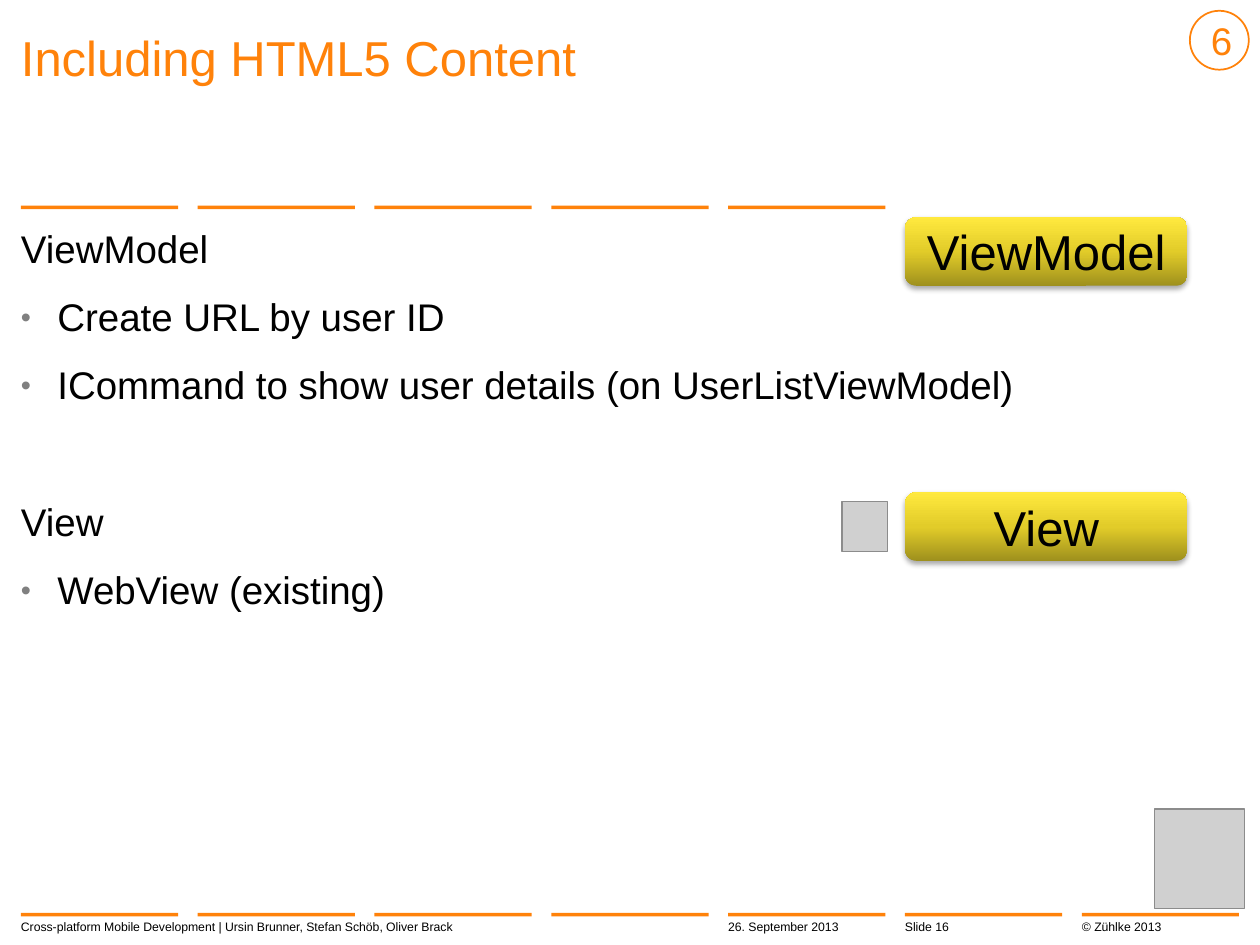
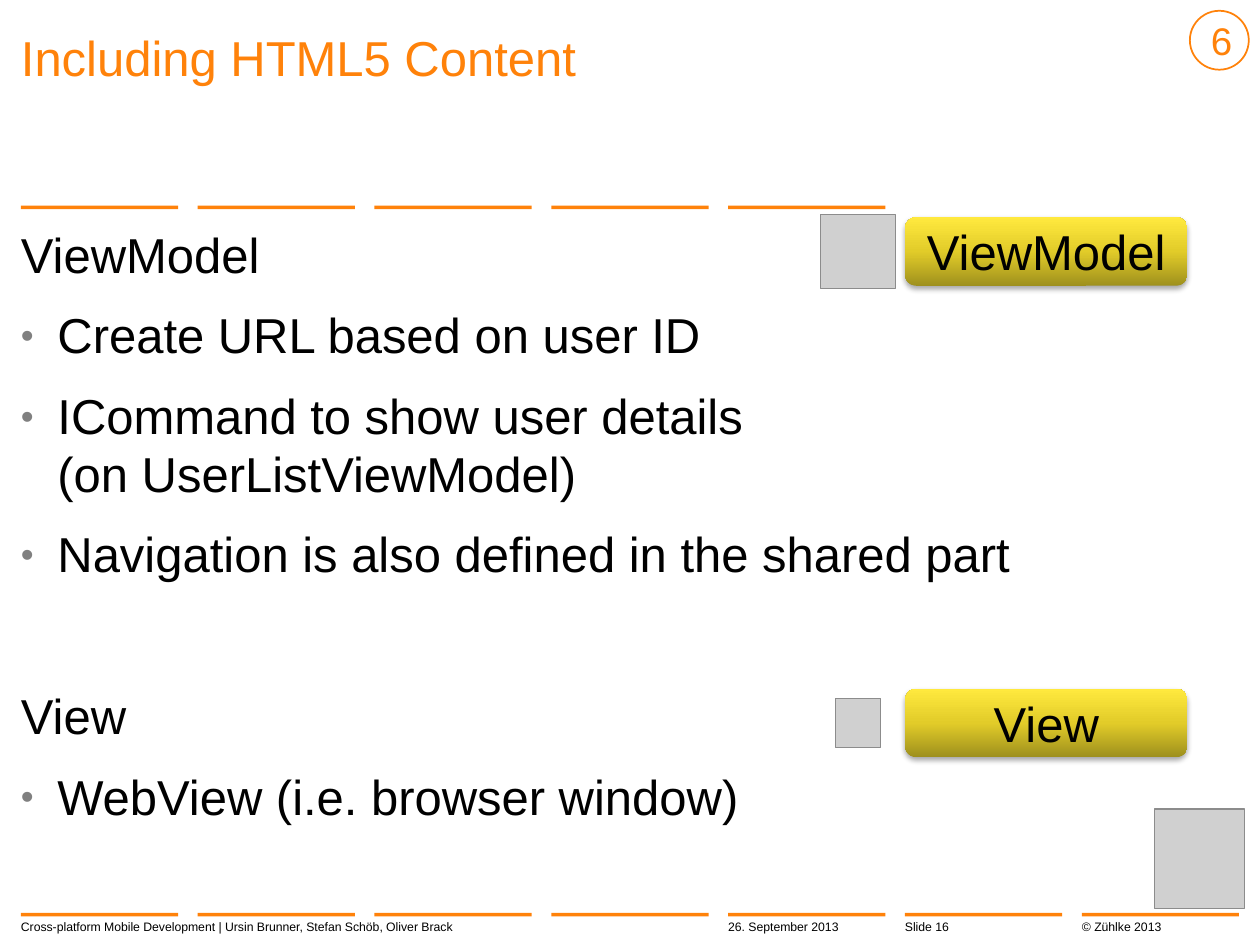
Before and after one commit to brunnurs/zxm, a slide deck: slide 16 of docs/13-09-26 Cross-platform mobile development with C#.pptx. Drawn at 1260x945 pixels with LibreOffice and Linux fonts; fonts in the diff are those of the drawing; grey boxes stand for pictures; background and template pictures are left out. Boxes give left, top, right and bottom in pixels: in the first picture for what was removed or moved away, otherwise in the second. Text is boxed around its words. In the diff, an @@ line names an element or a change of style, - is before the commit and + after.

```diff
--- a/docs/13-09-26 Cross-platform mobile development with C#.pptx
+++ b/docs/13-09-26 Cross-platform mobile development with C#.pptx
@@ text at box(21, 237, 742, 735): size 22 to 28 pt in "ViewModel", "ICommand to show user details (on UserListViewModel)", "View" @@
@@ picture added at box(820, 214, 895, 289) @@
@@ text at box(57, 317, 700, 354): text changed; size 22 to 28 pt @@
-  • Create URL by user ID
+  • Create URL based on user ID
@@ picture removed at box(842, 501, 887, 551) @@
@@ text at box(57, 536, 1009, 583): paragraph added @@
+  • Navigation is also defined in the shared part
@@ rounded rectangle "View": place and size @@
-rounded rectangle "View" at box(905, 493, 1187, 562)
+rounded rectangle "View" at box(905, 689, 1187, 759)
@@ picture added at box(835, 698, 881, 747) @@
@@ text at box(57, 779, 739, 825): text changed; size 22 to 28 pt @@
-  • WebView (existing)
+  • WebView (i.e. browser window)
```
Also in this commit, not shown: 10 other slides changed.
